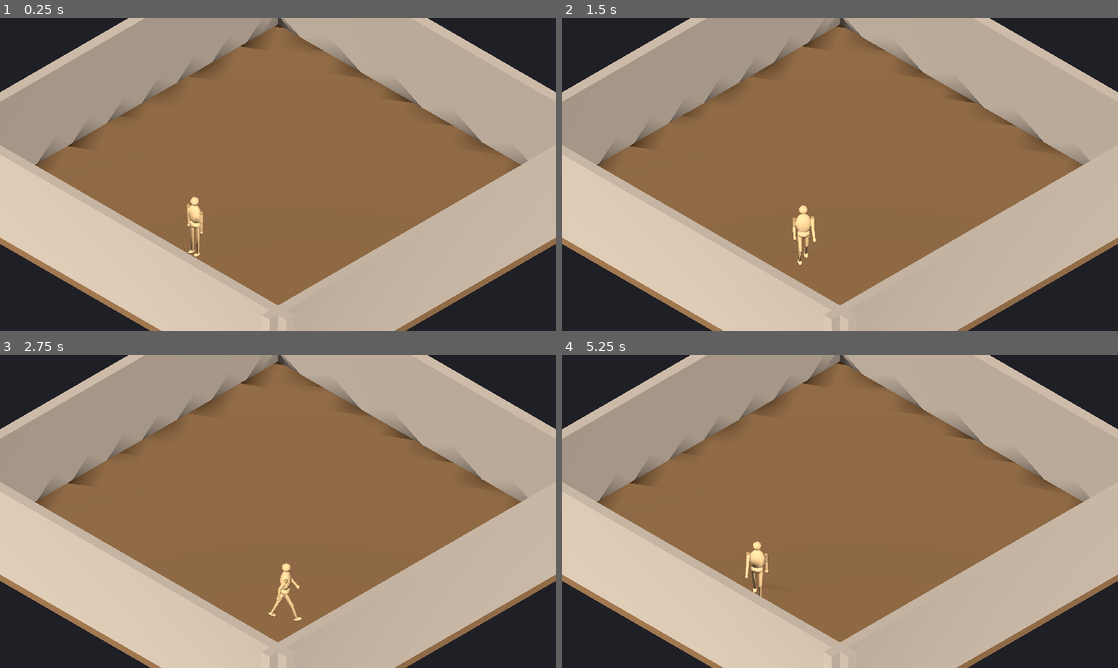
Above: before the commit, frames 1-4 (two rows, left to right).
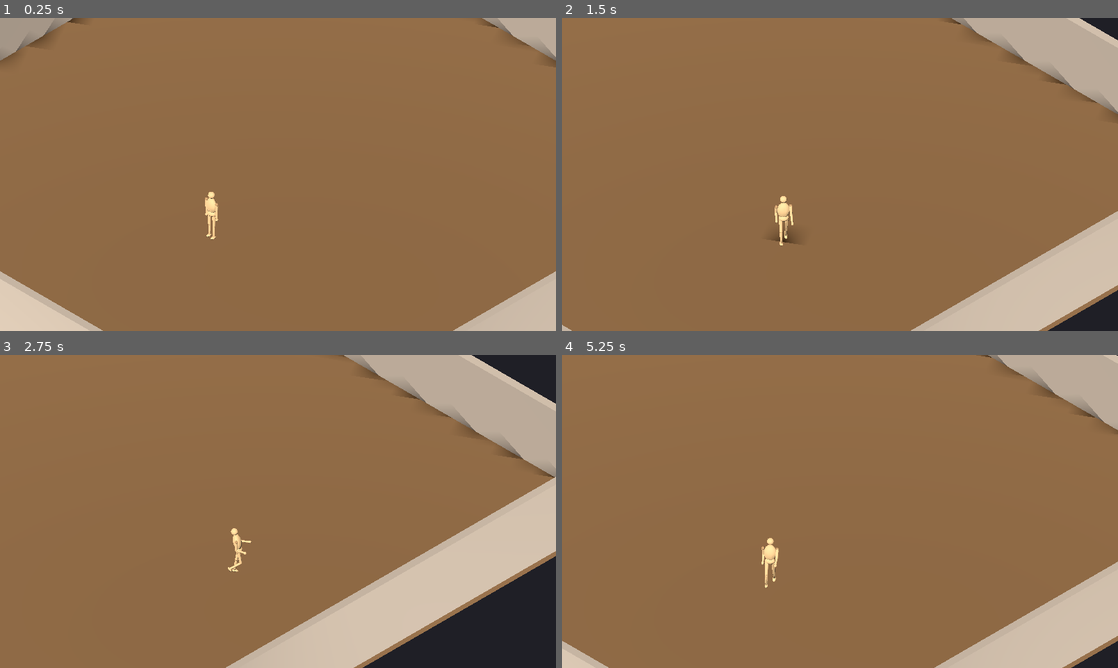
Above: after the commit, the same moments.

Repository: hieubqdsm/crime-in-clock-tower
Game: Godot game, scene res://scenes/main/Main.tscn
The game is run twice, just before and just after one commit, with the same random seed, the same clock (stepped at 60 frames per second) and the same inputs.
Inputs:
- Up to frame 1 (0.25 s): no input
- Up to frame 2 (1.5 s): hold D (move_right) 0.53-1.28 s; hold Ctrl (sprint, bound only after the commit) 0.53-1.28 s; tap Shift (sprint, bound only before the commit) at 0.8, 1.35 s; hold S (move_down) from 1.28 s (still down)
- Up to frame 3 (2.75 s): tap Ctrl (sprint, bound only after the commit) at 1.55 s; release S (move_down) at 2.03 s; hold D (move_right) from 2.03 s (still down); hold Ctrl (sprint, bound only after the commit) from 2.03 s (still down); tap Shift (sprint, bound only before the commit) at 2.3 s
- Up to frame 4 (5.25 s): release D (move_right) at 2.78 s; release Ctrl (sprint, bound only after the commit) at 2.78 s; hold W (move_up) 2.78-3.53 s; tap Shift (sprint, bound only before the commit) at 2.85, 3.8, 4.35 s; tap Ctrl (sprint, bound only after the commit) at 3.05, 4.55 s; hold Ctrl (sprint, bound only after the commit) 3.53-4.28 s; hold A (move_left) 3.53-5.03 s; hold S (move_down) from 5.03 s (still down); hold Ctrl (sprint, bound only after the commit) from 5.03 s (still down)

The runs differ from the first frame. In frame 1, 61% of the frame differs, in the area x 0-100%, y 0-100%; in frame 2, 56%; in frame 3, 42%; in frame 4, 60%.

Commit message:
F-001: true sprint (Ctrl, Sprint_loop 4.63 m/s), Shift keeps fast walk, 24x24 room, smooth follow camera — headless 17/17, web verified

Diff:
--- a/project.godot
+++ b/project.godot
@@ -45,8 +45,13 @@
 , Object(InputEventKey,"resource_local_to_scene":false,"resource_name":"","device":-1,"window_id":0,"alt_pressed":false …(186 unchanged characters)…
 ]
 }
-sprint={
+fast_walk={
 "deadzone": 0.2,
 "events": [Object(InputEventKey,"resource_local_to_scene":false,"resource_name":"","device":-1,"window_id":0,"alt_pressed":false,"shift_pressed":false,"ctrl_pressed":false,"meta_pressed":false,"pressed":false,"keycode":4194325,"key_label":0,"unicode":0,"location":0,"echo":false,"script":null)
 ]
 }
+sprint={
+"deadzone": 0.2,
+"events": [Object(InputEventKey,"resource_local_to_scene":false,"resource_name":"","device":-1,"window_id":0,"alt_pressed":false,"shift_pressed":false,"ctrl_pressed":false,"meta_pressed":false,"pressed":false,"keycode":4194326,"key_label":0,"unicode":0,"location":0,"echo":false,"script":null)
+]
+}
--- a/scenes/main/Main.tscn
+++ b/scenes/main/Main.tscn
@@ -1,7 +1,8 @@
-[gd_scene load_steps=4 format=3]
+[gd_scene load_steps=5 format=3]
 
 [ext_resource type="PackedScene" path="res://scenes/room/Room.tscn" id="1_room"]
 [ext_resource type="PackedScene" path="res://scenes/player/Player.tscn" id="2_player"]
+[ext_resource type="Script" path="res://scenes/main/camera_follow.gd" id="3_camfollow"]
 
 [sub_resource type="Environment" id="world_env"]
 background_mode = 1
@@ -22,10 +23,12 @@
 shadow_enabled = true
 
 [node name="IsometricCamera" type="Camera3D" parent="."]
+script = ExtResource("3_camfollow")
+target_path = NodePath("../Player")
 transform = Transform3D(0.707107, -0.408248, 0.57735, 0, 0.816477, 0.57735, -0.707107, -0.408248, 0.57735, 6.928203, 7.928203, 6.928203)
 projection = 1
 current = true
-size = 8
+size = 10
 
 [node name="WorldEnvironment" type="WorldEnvironment" parent="."]
 environment = SubResource("world_env")
--- /dev/null
+++ b/scenes/main/camera_follow.gd
@@ -0,0 +1,25 @@
+extends Camera3D
+
+## Isometric follow camera: keeps the fixed iso angle, smoothly tracks the
+## target (player) around the room. The offset is captured at startup from the
+## scene layout, so the camera is still placed/angled in the editor.
+
+@export var target_path: NodePath
+@export var follow_smooth := 5.0
+
+var target: Node3D
+var _offset: Vector3
+
+
+func _ready() -> void:
+	target = get_node_or_null(target_path) as Node3D
+	if target != null:
+		_offset = global_position - target.global_position
+
+
+func _physics_process(delta: float) -> void:
+	if target == null:
+		return
+	global_position = global_position.lerp(
+		target.global_position + _offset,
+		1.0 - exp(-follow_smooth * delta))
--- a/scenes/player/mannequin_fsm.tres
+++ b/scenes/player/mannequin_fsm.tres
@@ -7,25 +7,36 @@
 animation = &"Run"
 
 [sub_resource type="AnimationNodeAnimation" id="AnimationNodeAnimation_qs458"]
+animation = &"Sprint"
+
+[sub_resource type="AnimationNodeAnimation" id="AnimationNodeAnimation_ypd4k"]
 animation = &"Walk"
 
-[sub_resource type="AnimationNodeStateMachineTransition" id="AnimationNodeStateMachineTransition_ypd4k"]
+[sub_resource type="AnimationNodeStateMachineTransition" id="AnimationNodeStateMachineTransition_1foft"]
 xfade_time = 0.12
 
-[sub_resource type="AnimationNodeStateMachineTransition" id="AnimationNodeStateMachineTransition_1foft"]
+[sub_resource type="AnimationNodeStateMachineTransition" id="AnimationNodeStateMachineTransition_620pr"]
 xfade_time = 0.2
-
-[sub_resource type="AnimationNodeStateMachineTransition" id="AnimationNodeStateMachineTransition_620pr"]
-xfade_time = 0.15
 
 [sub_resource type="AnimationNodeStateMachineTransition" id="AnimationNodeStateMachineTransition_x26me"]
 xfade_time = 0.15
+
+[sub_resource type="AnimationNodeStateMachineTransition" id="AnimationNodeStateMachineTransition_ykfmb"]
+xfade_time = 0.15
+
+[sub_resource type="AnimationNodeStateMachineTransition" id="AnimationNodeStateMachineTransition_nxt4i"]
+xfade_time = 0.12
+
+[sub_resource type="AnimationNodeStateMachineTransition" id="AnimationNodeStateMachineTransition_a8mj7"]
+xfade_time = 0.12
 
 [resource]
 states/Idle/node = SubResource("AnimationNodeAnimation_ute0t")
 states/Idle/position = Vector2(100, 100)
 states/Run/node = SubResource("AnimationNodeAnimation_ngjva")
-states/Run/position = Vector2(540, 100)
-states/Walk/node = SubResource("AnimationNodeAnimation_qs458")
-states/Walk/position = Vector2(320, 100)
-transitions = ["Idle", "Walk", SubResource("AnimationNodeStateMachineTransition_ypd4k"), "Walk", "Idle", SubResource("AnimationNodeStateMachineTransition_1foft"), "Walk", "Run", SubResource("AnimationNodeStateMachineTransition_620pr"), "Run", "Walk", SubResource("AnimationNodeStateMachineTransition_x26me")]
+states/Run/position = Vector2(500, 100)
+states/Sprint/node = SubResource("AnimationNodeAnimation_qs458")
+states/Sprint/position = Vector2(700, 100)
+states/Walk/node = SubResource("AnimationNodeAnimation_ypd4k")
+states/Walk/position = Vector2(300, 100)
+transitions = ["Idle", "Walk", SubResource("AnimationNodeStateMachineTransition_1foft"), "Walk", "Idle", SubResource("AnimationNodeStateMachineTransition_620pr"), "Walk", "Run", SubResource("AnimationNodeStateMachineTransition_x26me"), "Run", "Walk", SubResource("AnimationNodeStateMachineTransition_ykfmb"), "Run", "Sprint", SubResource("AnimationNodeStateMachineTransition_nxt4i"), "Sprint", "Run", SubResource("AnimationNodeStateMachineTransition_a8mj7")]
--- a/scenes/player/player.gd
+++ b/scenes/player/player.gd
@@ -11,19 +11,20 @@
 ## mannequin_fsm.tres): Idle <-> Walk with xfade crossfades, and the model
 ## heading eases toward the movement direction (no instant snaps).
 
-## One walk cycle (1 s) covers two steps of 2 * 0.82 * sin(26°) m each
-## (= 1.44 m), per the stride math in tools/blender/make_mannequin.py —
-## keep the defaults in sync with the clips or the feet will slide.
-const WALK_SPEED := 1.44
-## Run cycle: 1.54 m per 0.5 s cycle (same math, 28° stride).
-const RUN_SPEED := 3.08
+## Speeds are derived from each clip's stride so the feet stay planted —
+## see tools/blender/make_mannequin.py. Keep in sync when clips change.
+const WALK_SPEED := 1.44      # Walk_loop: 1.44 m per 1 s cycle
+const RUN_SPEED := 3.08       # Run_loop (fast walk, Shift): 1.54 m / 0.5 s
+const SPRINT_SPEED := 4.63    # Sprint_loop (true run, Ctrl): 1.93 m / 0.42 s
 const TURN_SMOOTH := 12.0
 const IDLE_STATE := "Idle"
 const WALK_STATE := "Walk"
 const RUN_STATE := "Run"
+const SPRINT_STATE := "Sprint"
 
 @export var walk_speed := WALK_SPEED
 @export var run_speed := RUN_SPEED
+@export var sprint_speed := SPRINT_SPEED
 
 @onready var _model: Node3D = $Mannequin
 @onready var _anim_tree: AnimationTree = $AnimTree
@@ -47,7 +48,11 @@
 
 	if not is_on_floor():
 		velocity.y -= 20.0 * delta
-	var speed := run_speed if Input.is_action_pressed("sprint") else walk_speed
+	var speed := walk_speed
+	if Input.is_action_pressed("sprint"):      # Ctrl — true sprint wins
+		speed = sprint_speed
+	elif Input.is_action_pressed("fast_walk"): # Shift — fast walk
+		speed = run_speed
 	velocity.x = dir.x * speed
 	velocity.z = dir.z * speed
 	move_and_slide()
@@ -80,7 +85,11 @@
 		_heading = lerp_angle(_heading, atan2(dir.x, dir.z),
 			1.0 - exp(-TURN_SMOOTH * delta))
 		_model.rotation.y = _heading
-		var state := RUN_STATE if Input.is_action_pressed("sprint") else WALK_STATE
+		var state := WALK_STATE
+		if Input.is_action_pressed("sprint"):
+			state = SPRINT_STATE
+		elif Input.is_action_pressed("fast_walk"):
+			state = RUN_STATE
 		if _playback.get_current_node() != state:
 			_playback.travel(state)
 	elif _playback.get_current_node() != IDLE_STATE:
--- a/scenes/room/Room.tscn
+++ b/scenes/room/Room.tscn
@@ -10,17 +10,17 @@
 
 [sub_resource type="BoxMesh" id="floor_mesh"]
 material = SubResource("floor_mat")
-size = Vector3(12, 0.2, 12)
+size = Vector3(24, 0.2, 24)
 
 [sub_resource type="BoxShape3D" id="floor_shape"]
-size = Vector3(12, 0.2, 12)
+size = Vector3(24, 0.2, 24)
 
 [sub_resource type="BoxMesh" id="wall_mesh"]
 material = SubResource("wall_mat")
-size = Vector3(12.6, 2.6, 0.3)
+size = Vector3(24.6, 2.6, 0.3)
 
 [sub_resource type="BoxShape3D" id="wall_shape"]
-size = Vector3(12.6, 2.6, 0.3)
+size = Vector3(24.6, 2.6, 0.3)
 
 [node name="Room" type="Node3D"]
 
@@ -35,7 +35,7 @@
 shape = SubResource("floor_shape")
 
 [node name="WallNorth" type="StaticBody3D" parent="."]
-transform = Transform3D(1, 0, 0, 0, 1, 0, 0, 0, 1, 0, 1.3, -5.85)
+transform = Transform3D(1, 0, 0, 0, 1, 0, 0, 0, 1, 0, 1.3, -11.85)
 
 [node name="MeshInstance3D" type="MeshInstance3D" parent="WallNorth"]
 mesh = SubResource("wall_mesh")
@@ -44,7 +44,7 @@
 shape = SubResource("wall_shape")
 
 [node name="WallSouth" type="StaticBody3D" parent="."]
-transform = Transform3D(1, 0, 0, 0, 1, 0, 0, 0, 1, 0, 1.3, 5.85)
+transform = Transform3D(1, 0, 0, 0, 1, 0, 0, 0, 1, 0, 1.3, 11.85)
 
 [node name="MeshInstance3D" type="MeshInstance3D" parent="WallSouth"]
 mesh = SubResource("wall_mesh")
@@ -53,7 +53,7 @@
 shape = SubResource("wall_shape")
 
 [node name="WallEast" type="StaticBody3D" parent="."]
-transform = Transform3D(0, 0, 1, 0, 1, 0, -1, 0, 0, 5.85, 1.3, 0)
+transform = Transform3D(0, 0, 1, 0, 1, 0, -1, 0, 0, 11.85, 1.3, 0)
 
 [node name="MeshInstance3D" type="MeshInstance3D" parent="WallEast"]
 mesh = SubResource("wall_mesh")
@@ -62,7 +62,7 @@
 shape = SubResource("wall_shape")
 
 [node name="WallWest" type="StaticBody3D" parent="."]
-transform = Transform3D(0, 0, 1, 0, 1, 0, -1, 0, 0, -5.85, 1.3, 0)
+transform = Transform3D(0, 0, 1, 0, 1, 0, -1, 0, 0, -11.85, 1.3, 0)
 
 [node name="MeshInstance3D" type="MeshInstance3D" parent="WallWest"]
 mesh = SubResource("wall_mesh")
--- a/tests/test_movement.gd
+++ b/tests/test_movement.gd
@@ -64,36 +64,54 @@
 	_check(_player.velocity.length() < 0.05,
 		"velocity is zero when idle (%.2f)" % _player.velocity.length())
 
-	# Sprint: Shift + move -> Run state at run speed; release Shift -> Walk.
+	# Fast walk (Shift): Run state at run speed; release Shift -> Walk.
 	var run_start := _player.global_position
 	Input.action_press("move_up")
+	Input.action_press("fast_walk")
+	for i in 60:
+		await get_tree().physics_frame
+	_check(_tree_state() == "Run", "Run state while fast-walking (%s)" % _tree_state())
+	var run_d := _player.global_position - run_start
+	_check(run_d.length() > 2.2 and run_d.length() < 4.2,
+		"fast-walk speed for 1 s (moved %.2f m, expect ~3.08)" % run_d.length())
+	Input.action_release("fast_walk")
+	for i in 25:
+		await get_tree().physics_frame
+	_check(_tree_state() == "Walk", "back to Walk when Shift released (%s)" % _tree_state())
+
+	# True sprint (Ctrl): Sprint state at sprint speed, camera follows along.
+	var cam := _main.get_node("IsometricCamera") as Camera3D
+	var sprint_start := _player.global_position
+	var cam_start := cam.global_position
 	Input.action_press("sprint")
 	for i in 60:
 		await get_tree().physics_frame
-	_check(_tree_state() == "Run", "Run state while sprinting (%s)" % _tree_state())
-	var run_d := _player.global_position - run_start
-	_check(run_d.length() > 2.2 and run_d.length() < 4.2,
-		"run speed for 1 s (moved %.2f m, expect ~3.08)" % run_d.length())
+	_check(_tree_state() == "Sprint", "Sprint state while Ctrl held (%s)" % _tree_state())
+	var sprint_d := _player.global_position - sprint_start
+	_check(sprint_d.length() > 3.4 and sprint_d.length() < 5.8,
+		"sprint speed for 1 s (moved %.2f m, expect ~4.63)" % sprint_d.length())
+	var cam_d := cam.global_position - cam_start
+	_check(cam_d.length() > 1.0 and cam_d.normalized().dot(sprint_d.normalized()) > 0.7,
+		"camera follows the player (cam moved %.2f m, same direction)" % cam_d.length())
 	Input.action_release("sprint")
-	for i in 25:
-		await get_tree().physics_frame
-	_check(_tree_state() == "Walk", "back to Walk when Shift released (%s)" % _tree_state())
 	Input.action_release("move_up")
 	for i in 20:
 		await get_tree().physics_frame
-	_check(_tree_state() == "Idle", "back to Idle after run stop (%s)" % _tree_state())
+	_check(_tree_state() == "Idle", "back to Idle after sprint stop (%s)" % _tree_state())
 
-	# North wall: park just south of it and walk into it for 1.5 s.
-	_player.global_position = Vector3(0, 0.1, -5.2)
+	# North wall (24 m room): park just south of it and sprint into it 1.5 s.
+	_player.global_position = Vector3(0, 0.1, -11.2)
 	_player.velocity = Vector3.ZERO
 	for i in 5:
 		await get_tree().physics_frame
 	Input.action_press("move_up")
+	Input.action_press("sprint")
 	for i in 90:
 		await get_tree().physics_frame
 	Input.action_release("move_up")
-	_check(_player.global_position.z > -5.6,
-		"north wall blocks movement (z=%.2f, inner face -5.7 + radius 0.28)" % _player.global_position.z)
+	Input.action_release("sprint")
+	_check(_player.global_position.z > -11.75,
+		"north wall blocks movement (z=%.2f, inner face -11.85 + radius 0.28)" % _player.global_position.z)
 
 
 func _check(ok: bool, what: String) -> void:
--- a/tools/make_anim_fsm.gd
+++ b/tools/make_anim_fsm.gd
@@ -3,7 +3,7 @@
 ## One-off: build the mannequin AnimationTree state machine resource.
 ## godot --headless --path . -s res://tools/make_anim_fsm.gd
 ## Output: res://scenes/player/mannequin_fsm.tres (committed, human-editable).
-## Clips come from assets/models/mannequin.glb (Idle / Walk / Run).
+## Clips come from assets/models/mannequin.glb (Idle / Walk / Run / Sprint).
 
 func _init() -> void:
 	var sm := AnimationNodeStateMachine.new()
@@ -14,11 +14,15 @@
 
 	var walk := AnimationNodeAnimation.new()
 	walk.animation = &"Walk"
-	sm.add_node("Walk", walk, Vector2(320, 100))
+	sm.add_node("Walk", walk, Vector2(300, 100))
 
 	var run := AnimationNodeAnimation.new()
 	run.animation = &"Run"
-	sm.add_node("Run", run, Vector2(540, 100))
+	sm.add_node("Run", run, Vector2(500, 100))
+
+	var sprint := AnimationNodeAnimation.new()
+	sprint.animation = &"Sprint"
+	sm.add_node("Sprint", sprint, Vector2(700, 100))
 
 	var idle_to_walk := AnimationNodeStateMachineTransition.new()
 	idle_to_walk.xfade_time = 0.12
@@ -36,6 +40,14 @@
 	run_to_walk.xfade_time = 0.15
 	sm.add_transition("Run", "Walk", run_to_walk)
 
+	var run_to_sprint := AnimationNodeStateMachineTransition.new()
+	run_to_sprint.xfade_time = 0.12
+	sm.add_transition("Run", "Sprint", run_to_sprint)
+
+	var sprint_to_run := AnimationNodeStateMachineTransition.new()
+	sprint_to_run.xfade_time = 0.12
+	sm.add_transition("Sprint", "Run", sprint_to_run)
+
 	var err := ResourceSaver.save(sm, "res://scenes/player/mannequin_fsm.tres")
 	print("[fsm] saved err=%s path=res://scenes/player/mannequin_fsm.tres" % err)
 	quit(0)
Binary file changed: assets/models/mannequin.glb
Not shown, added: docs/evidence/f001-web-smoke-run.png.import
Binary file added: docs/evidence/f001-web-smoke-sprint.png
Not shown, added: scenes/main/camera_follow.gd.uid
Not shown, changed: docs/SESSION.md
Not shown, changed: docs/features/F-001.md
Not shown, changed: tools/blender/make_mannequin.py
